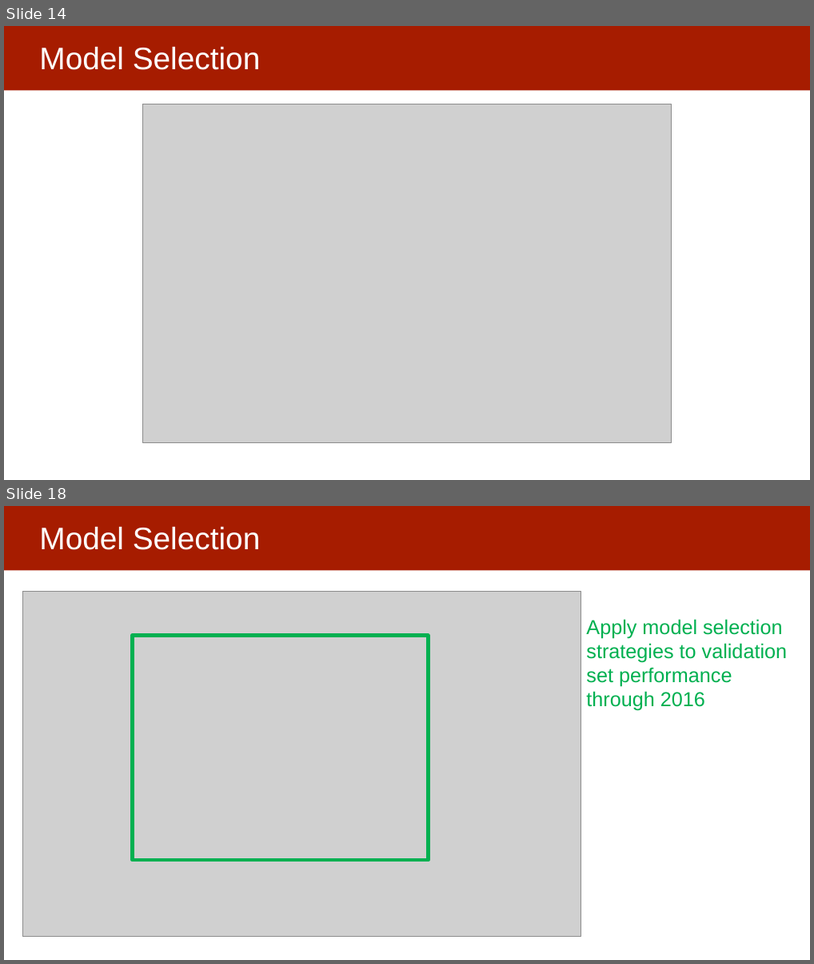
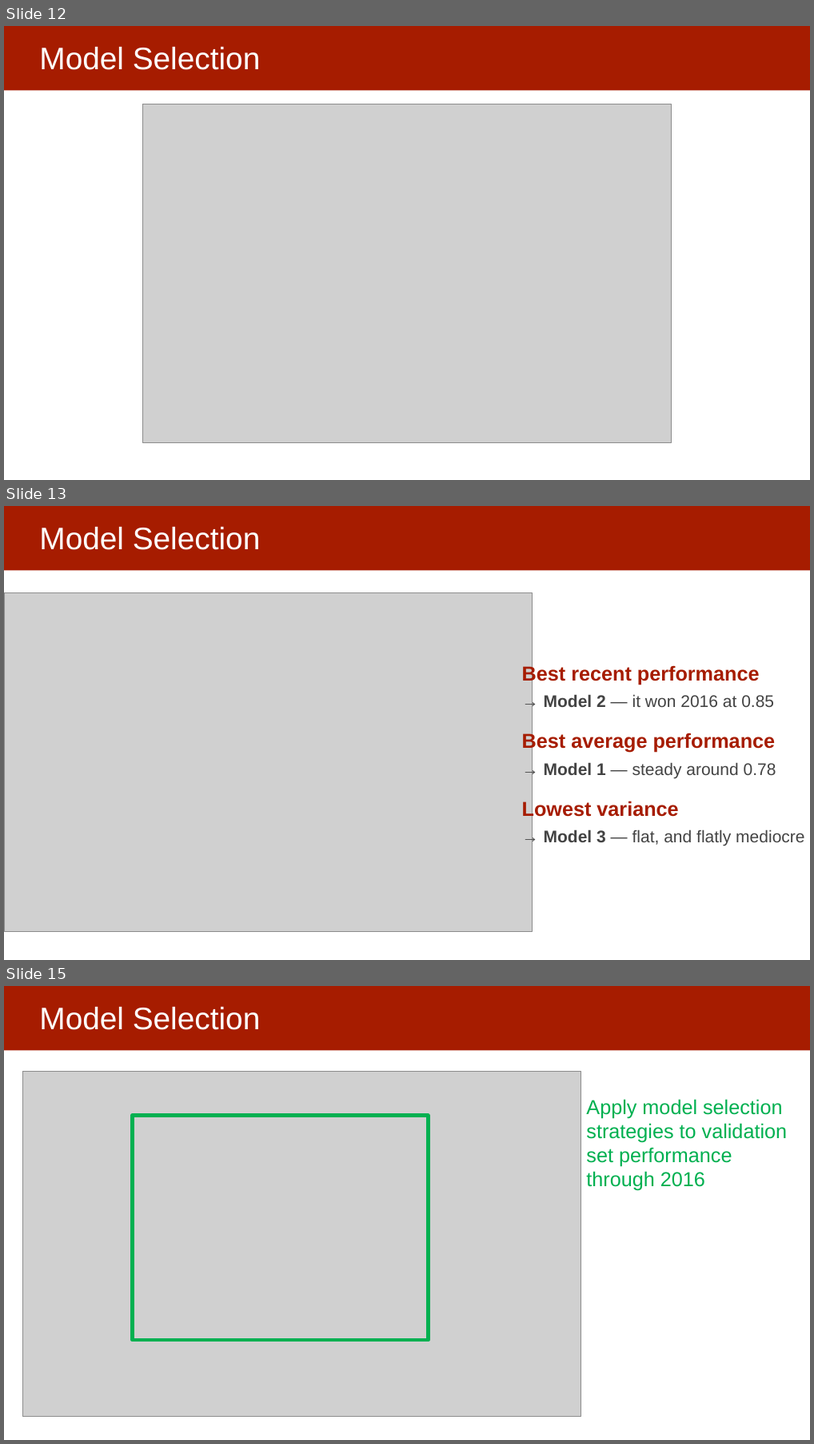
Before and after one commit to dssg/mlforpublicpolicylab, a slide deck: Lectures/15-ml-in-practice-and-model-selection-part-3.pptx. Shown one above the other, each under a label of ours: slides 14 and 18 before the commit, slides 12, 13 and 15 after it; the slides between them are not shown. The pictures are 814x964 and 814x1444 pixels, drawn with LibreOffice and Linux fonts; fonts in the diff are those of the drawing; grey boxes stand for pictures. Boxes give left, top, right and bottom in pixels: in the first picture for what was removed or moved away, otherwise in the second. Text is boxed around its words. In the diff, an @@ line names an element or a change of style, - is before the commit and + after.

```diff
--- a/Lectures/15-ml-in-practice-and-model-selection-part-3.pptx
+++ b/Lectures/15-ml-in-practice-and-model-selection-part-3.pptx
@@ slide 13 added at box(4, 506, 810, 960), background #FFFFFF; not listed: 1 template element that a slide beside it also shows @@
@@ title added at box(39, 527, 261, 550), 37 pt, text #FFFFFF @@
+Model Selection
@@ picture added at box(4, 592, 533, 932) @@
@@ text added at box(522, 664, 760, 685), 24 pt, text #A61C00, bold @@
+Best recent performance
@@ text added at box(544, 694, 774, 707), 20 pt, text #434343 @@
+→ Model 2 — it won 2016 at 0.85
@@ text added at box(522, 732, 776, 752), 24 pt, text #A61C00, bold @@
+Best average performance
@@ text added at box(544, 762, 777, 778), 20 pt, text #434343 @@
+→ Model 1 — steady around 0.78
@@ text added at box(522, 799, 678, 820), 24 pt, text #A61C00, bold @@
+Lowest variance
@@ text added at box(544, 829, 805, 845), 20 pt, text #434343 @@
+→ Model 3 — flat, and flatly mediocre
@@ what was slide 14 is now slide 12 @@
@@ what was slide 18 is now slide 15 @@
```
Also in this commit, not shown: 2 slides changed, 10 other slides added, 12 slides removed.
